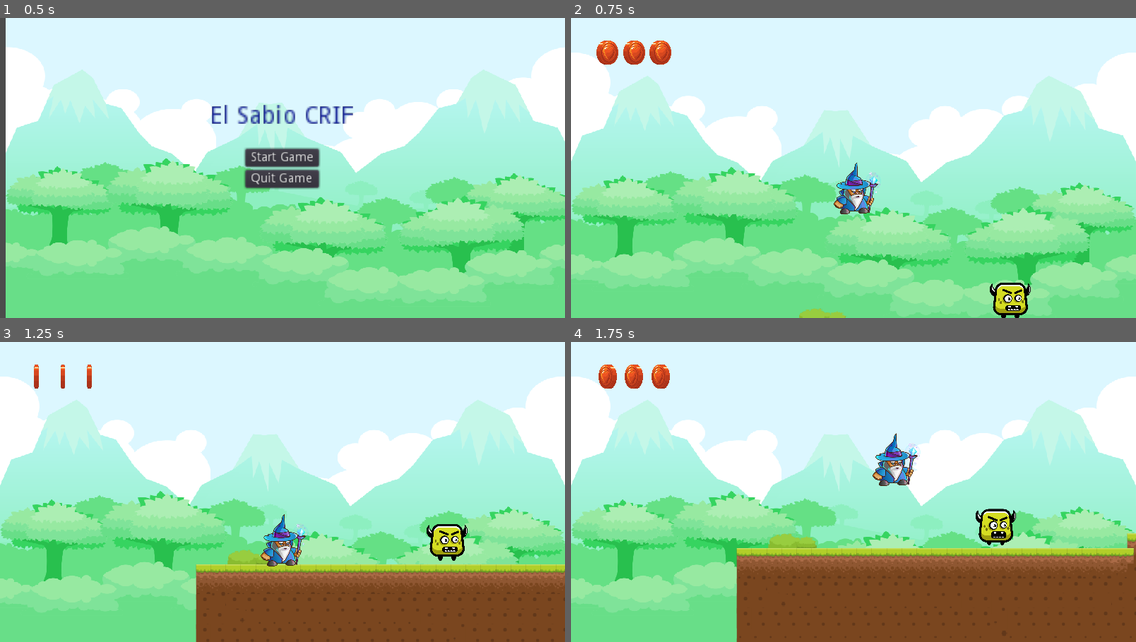
Above: before the commit, frames 1-4 (two rows, left to right).
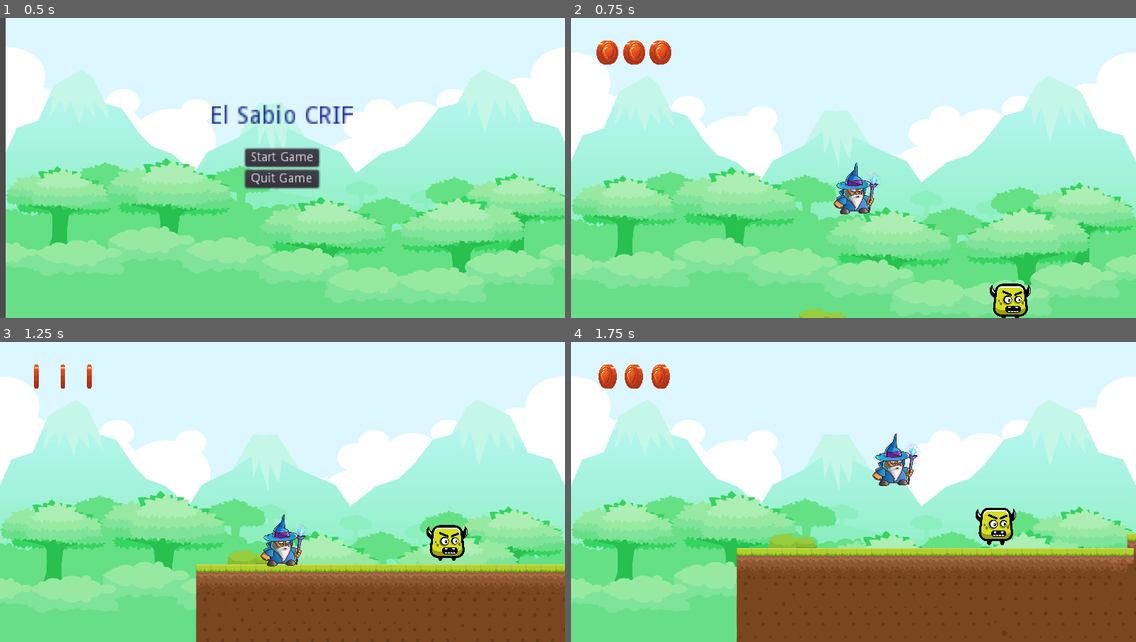
Above: after the commit, the same moments.

Repository: marivgil/TP_Games_Minion2
Game: Godot game, scene res://StartMenu.tscn
Two runs of this game, one before a commit and one after it. Both use one fixed random seed, a clock stepped at 60 frames per second and the inputs below.
Inputs:
- Up to frame 1 (0.5 s): no input
- Up to frame 2 (0.75 s): click "Start Game" at 0.5 s
- Up to frame 3 (1.25 s): no input
- Up to frame 4 (1.75 s): hold Right (ui_right) from 1.28 s (still down); tap Up (ui_up) at 1.52 s

Frame 1 is identical in both runs. In frame 2, 0.3% of the frame differs, in the area x 74-82%, y 88-100%; in frame 3, 0.3%; in frame 4, 0.3%, in the area x 71-79%, y 55-67%.

Commit message:
fix cambio de escena gameOver

Diff:
--- a/Minion2/EnemyGround.tscn
+++ b/Minion2/EnemyGround.tscn
@@ -51,6 +51,7 @@
 scale = Vector2( 0.1, 0.1 )
 frames = SubResource( 1 )
 animation = "Idle"
+frame = 1
 playing = true
 _sections_unfolded = [ "Transform" ]
 
--- a/Minion2/GameOver.gd
+++ b/Minion2/GameOver.gd
@@ -2,4 +2,4 @@
 
 
 func _on_Button_pressed():
-	pass#get_tree().change_scene("res://StartMenu.tscn")
+	get_tree().change_scene("res://StartMenu.tscn")
--- a/Minion2/GameOver.tscn
+++ b/Minion2/GameOver.tscn
@@ -2,7 +2,7 @@
 
 [ext_resource path="res://GameOver.gd" type="Script" id=1]
 
-[node name="Control" type="Control"]
+[node name="Control" type="Control" index="0"]
 
 anchor_left = 0.0
 anchor_top = 0.0
@@ -27,10 +27,10 @@
 anchor_top = 0.0
 anchor_right = 0.0
 anchor_bottom = 0.0
-margin_left = 162.0
-margin_top = 128.0
-margin_right = 235.0
-margin_bottom = 168.0
+margin_left = 186.0
+margin_top = 68.0
+margin_right = 378.0
+margin_bottom = 187.0
 rect_pivot_offset = Vector2( 0, 0 )
 rect_clip_content = false
 mouse_filter = 0
@@ -39,15 +39,33 @@
 size_flags_vertical = 1
 use_top_left = false
 
-[node name="Label" type="Label" parent="CenterContainer" index="0"]
+[node name="VBoxContainer" type="VBoxContainer" parent="CenterContainer" index="0"]
 
 anchor_left = 0.0
 anchor_top = 0.0
 anchor_right = 0.0
 anchor_bottom = 0.0
-margin_top = 13.0
+margin_left = 59.0
+margin_top = 52.0
+margin_right = 132.0
+margin_bottom = 66.0
+rect_pivot_offset = Vector2( 0, 0 )
+rect_clip_content = false
+mouse_filter = 1
+mouse_default_cursor_shape = 0
+size_flags_horizontal = 1
+size_flags_vertical = 1
+alignment = 0
+_sections_unfolded = [ "Rect" ]
+
+[node name="Label" type="Label" parent="CenterContainer/VBoxContainer" index="0"]
+
+anchor_left = 0.0
+anchor_top = 0.0
+anchor_right = 0.0
+anchor_bottom = 0.0
 margin_right = 73.0
-margin_bottom = 27.0
+margin_bottom = 14.0
 rect_pivot_offset = Vector2( 0, 0 )
 rect_clip_content = false
 mouse_filter = 2
@@ -59,16 +77,16 @@
 lines_skipped = 0
 max_lines_visible = -1
 
-[node name="Button" type="Button" parent="CenterContainer" index="1"]
+[node name="Button" type="Button" parent="CenterContainer/VBoxContainer/Label" index="0"]
 
 anchor_left = 0.0
 anchor_top = 0.0
 anchor_right = 0.0
 anchor_bottom = 0.0
-margin_left = 50.0
-margin_top = 69.0
-margin_right = 98.0
-margin_bottom = 89.0
+margin_left = 14.0
+margin_top = 35.0
+margin_right = 62.0
+margin_bottom = 55.0
 rect_pivot_offset = Vector2( 0, 0 )
 rect_clip_content = false
 focus_mode = 2
@@ -84,4 +102,4 @@
 flat = false
 align = 1
 
-[connection signal="pressed" from="CenterContainer/Button" to="." method="_on_Button_pressed"]
+[connection signal="pressed" from="CenterContainer/VBoxContainer/Label/Button" to="." method="_on_Button_pressed"]
--- a/Minion2/Player.tscn
+++ b/Minion2/Player.tscn
@@ -110,6 +110,7 @@
 scale = Vector2( 0.15, 0.15 )
 frames = SubResource( 2 )
 animation = "Die"
+frame = 2
 playing = true
 centered = false
 _sections_unfolded = [ "Transform" ]
--- a/Minion2/StartMenu.tscn
+++ b/Minion2/StartMenu.tscn
@@ -45,9 +45,9 @@
 anchor_right = 0.0
 anchor_bottom = 0.0
 margin_left = 278.0
-margin_top = 158.0
+margin_top = 148.0
 margin_right = 361.0
-margin_bottom = 202.0
+margin_bottom = 192.0
 rect_pivot_offset = Vector2( 0, 0 )
 rect_clip_content = false
 mouse_filter = 1
@@ -55,6 +55,7 @@
 size_flags_horizontal = 1
 size_flags_vertical = 1
 alignment = 0
+_sections_unfolded = [ "Anchor", "Grow Direction", "Margin", "Rect" ]
 
 [node name="StartGame" type="Button" parent="CenterContainer/VBoxContainer" index="0"]
 
--- a/Minion2/World.tscn
+++ b/Minion2/World.tscn
@@ -10,7 +10,7 @@
 [ext_resource path="res://coin.tscn" type="PackedScene" id=8]
 [ext_resource path="res://Player.tscn" type="PackedScene" id=9]
 
-[node name="World" type="Node" index="0" groups=[
+[node name="World" type="Node" groups=[
 "world",
 ]]
 
